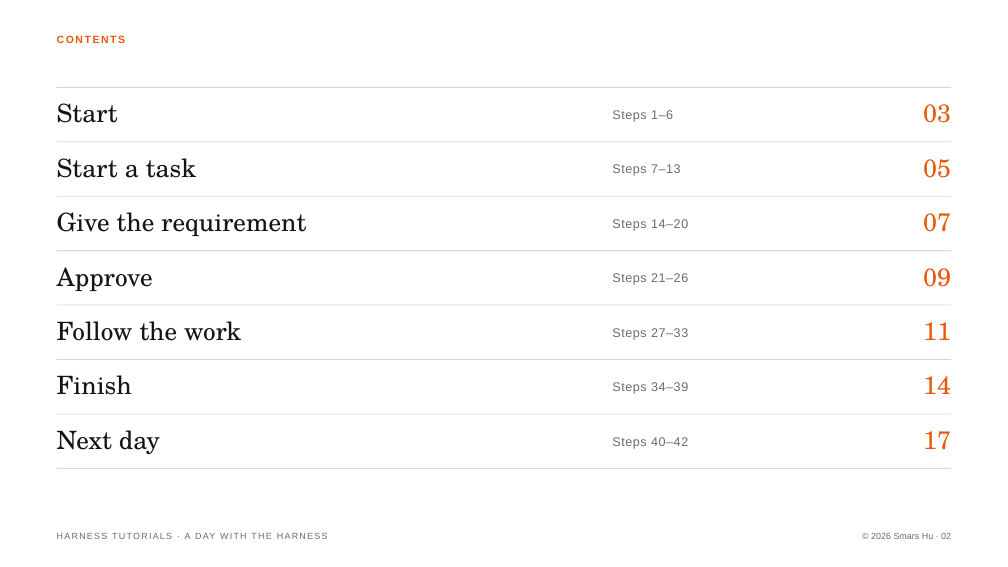
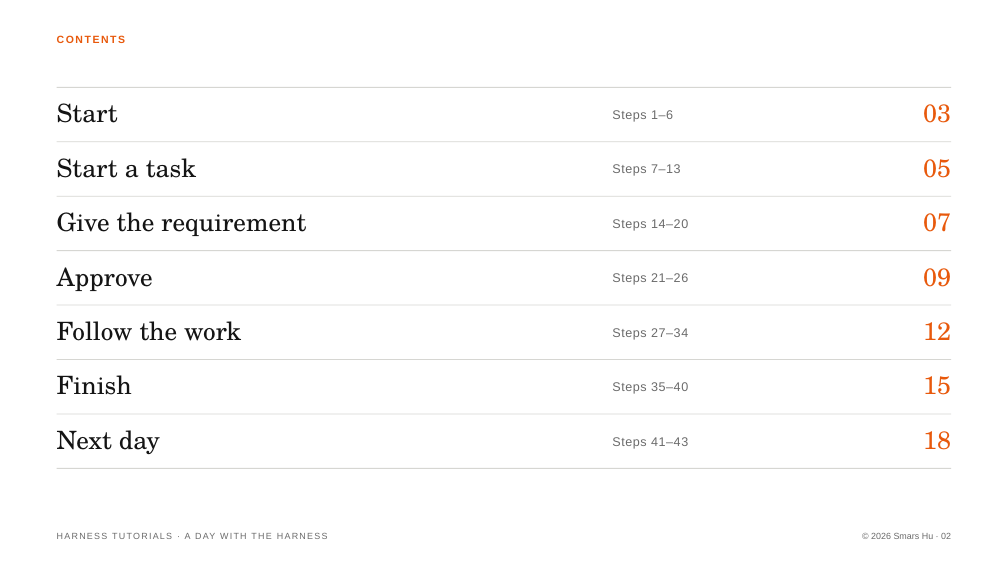
Before and after one commit to Smars-Bin-Hu/ai-exploration, a slide deck: slide 2 of source/tutorials/1_day.pptx. Drawn at 1008x567 pixels with LibreOffice and Linux fonts; fonts in the diff are those of the drawing. Boxes give left, top, right and bottom in pixels: in the first picture for what was removed or moved away, otherwise in the second. Text is boxed around its words. In the diff, an @@ line names an element or a change of style, - is before the commit and + after.

```diff
--- a/source/tutorials/1_day.pptx
+++ b/source/tutorials/1_day.pptx
@@ text at (612,328,688,340): text changed @@
-Steps 27–33
+Steps 27–34
@@ text at (923,322,951,340): text changed @@
-11
+12
@@ text at (612,382,688,394): text changed @@
-Steps 34–39
+Steps 35–40
@@ text at (923,376,951,395): text changed @@
-14
+15
@@ text at (612,437,688,449): text changed @@
-Steps 40–42
+Steps 41–43
@@ text at (923,431,951,450): text changed @@
-17
+18
```
Also in this commit, not shown: 10 other slides changed, 1 slide added, 3 other files.
